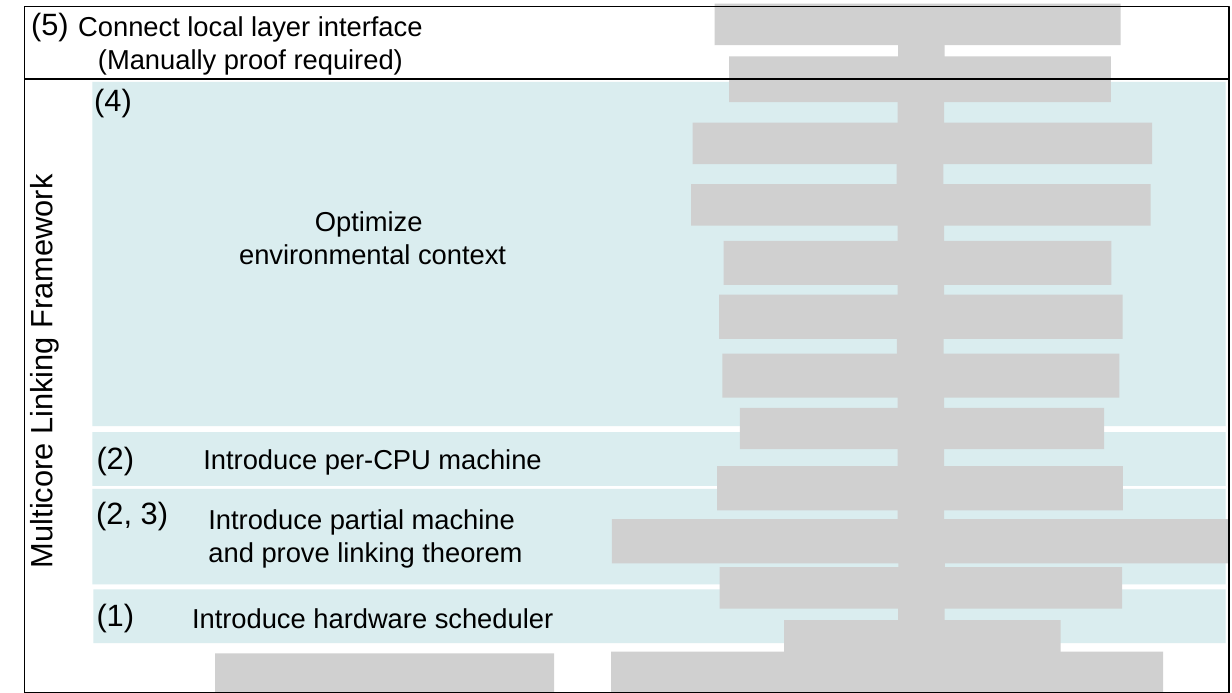
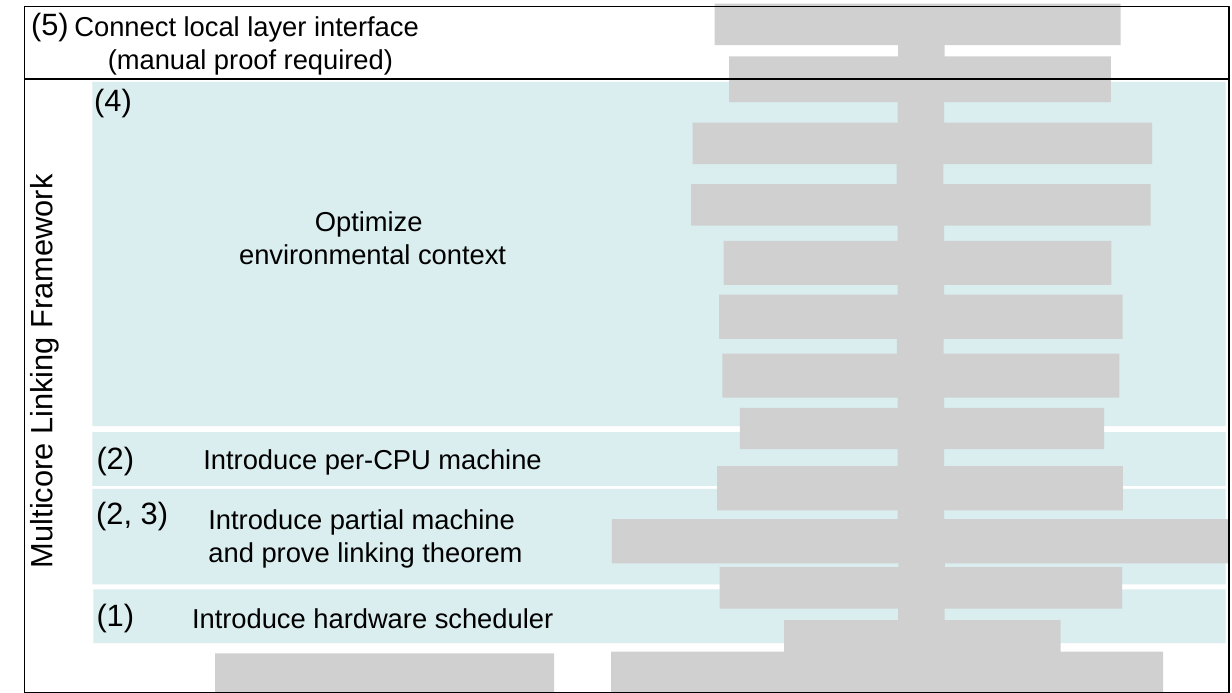
Before and after one commit to jieungkim/phd_thesis, a slide deck: slide 1 of figs/conlink/concurrent_linking.pptx. Drawn at 1232x693 pixels with LibreOffice and Linux fonts; fonts in the diff are those of the drawing; grey boxes stand for pictures. Boxes give left, top, right and bottom in pixels: in the first picture for what was removed or moved away, otherwise in the second. Text is boxed around its words. In the diff, an @@ line names an element or a change of style, - is before the commit and + after.

```diff
--- a/figs/conlink/concurrent_linking.pptx
+++ b/figs/conlink/concurrent_linking.pptx
@@ text at [74,16,419,75]: text changed @@
-Connect local layer interface (Manually proof required)
+Connect local layer interface
+(manual proof required)
```
Also in this commit, not shown: 11 other files.
